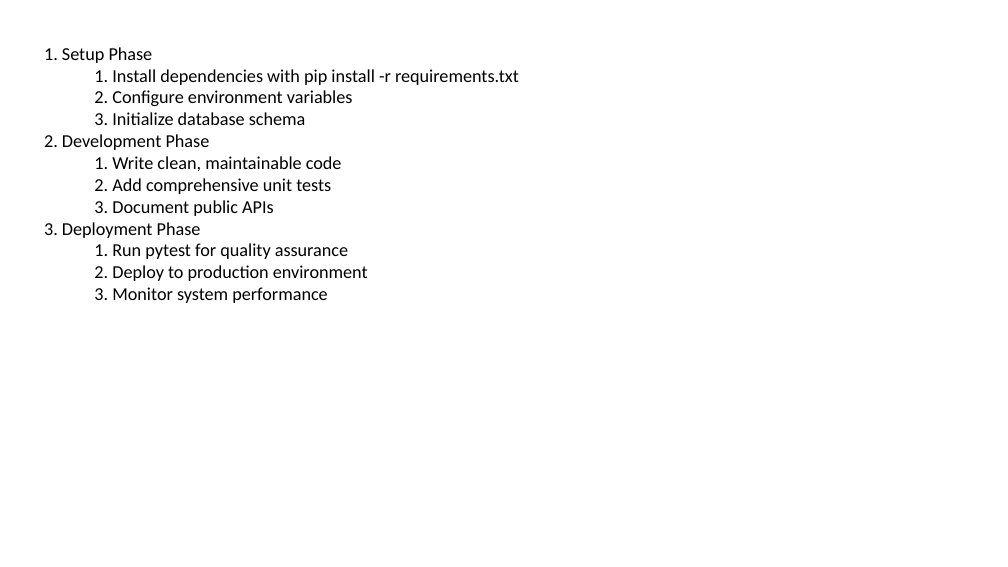
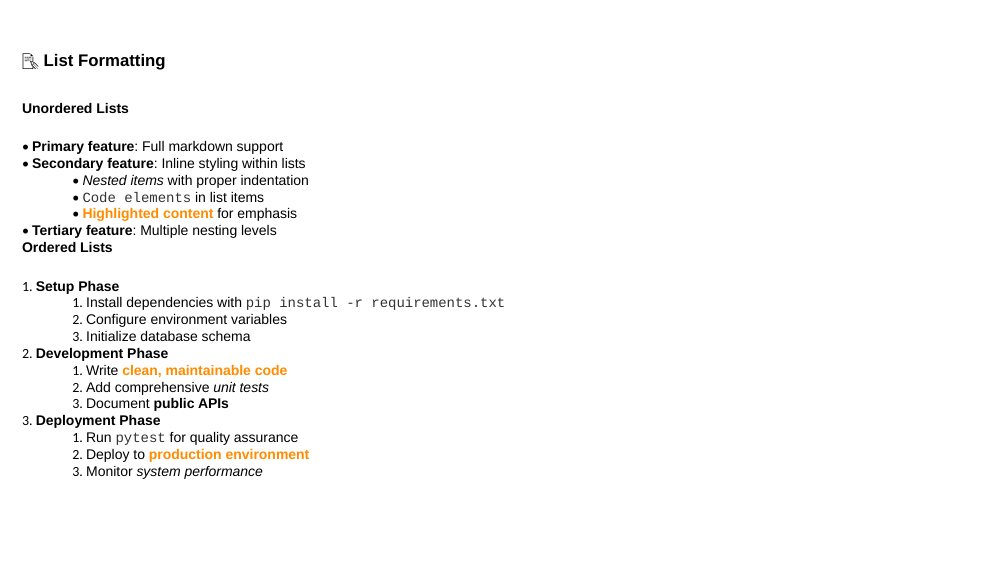
Before and after one commit to louisazhou/slidegenerator, a slide deck: slide 7 of output/comprehensive_demo_default.pptx (slide 11 before the commit). Drawn at 1008x567 pixels with LibreOffice and Linux fonts; fonts in the diff are those of the drawing. Boxes give left, top, right and bottom in pixels: in the first picture for what was removed or moved away, otherwise in the second. Text is boxed around its words. In the diff, an @@ line names an element or a change of style, - is before the commit and + after.

```diff
--- a/output/comprehensive_demo_default.pptx
+++ b/output/comprehensive_demo_default.pptx
@@ text added at [44, 54, 166, 70], 12 pt, text #000000, bold @@
+📝 List Formatting
@@ text added at [22, 103, 129, 113], 10 pt, text #000000, bold @@
+Unordered Lists
@@ text added at [32, 141, 309, 238], 10 pt, text #000000 @@
+• Primary feature: Full markdown support
+• Secondary feature: Inline styling within lists
+  • Nested items with proper indentation
+  • Code elements in list items
+  • Highlighted content for emphasis
+• Tertiary feature: Multiple nesting levels
@@ text added at [22, 242, 113, 252], 10 pt, text #000000, bold @@
+Ordered Lists
@@ text "1. Setup Phase": place and size @@
-text "1. Setup Phase" at [44, 47, 519, 303]
+text "1. Setup Phase" at [22, 281, 505, 476]
@@ text "1. Setup Phase" at [22, 281, 505, 476]: size 13 to 10 pt; font Calibri to Arial in "Setup Phase", "Install dependencies with", "Configure environment variables", "Initialize database schema" and 8 more places; bold on in "Setup Phase", "Development Phase", "clean, maintainable code", "public APIs" and 2 more places; font Calibri to Courier New, text colour #000000 to #333333 in "pip install -r requirements.txt", "pytest"; text colour #000000 to #FF8C00 in "clean, maintainable code", "production environment"; italic on in "unit tests", "system performance" @@
```
Also in this commit, not shown: 13 other slides changed, 7 slides added, 9 slides removed, 25 other files.
